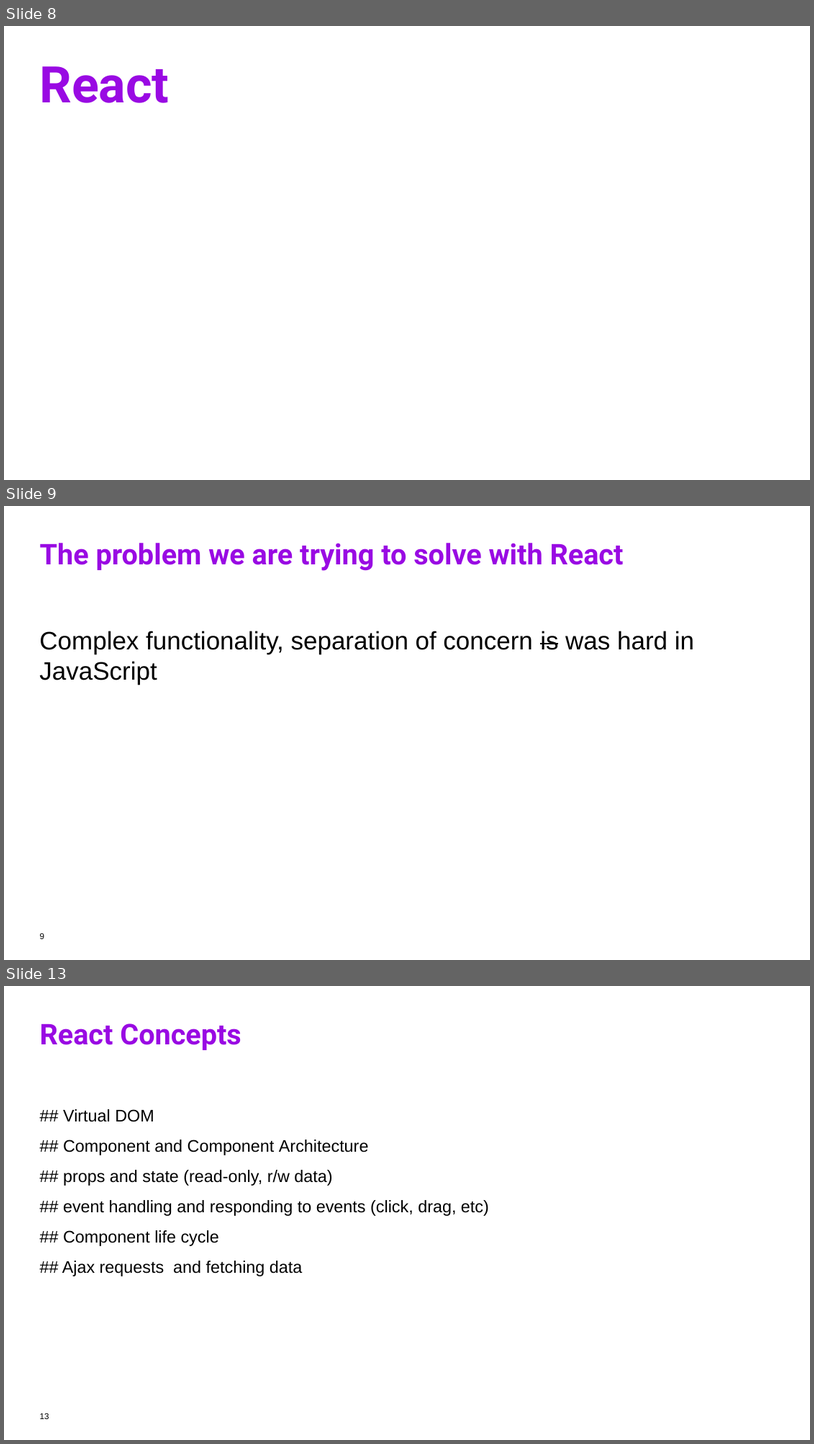
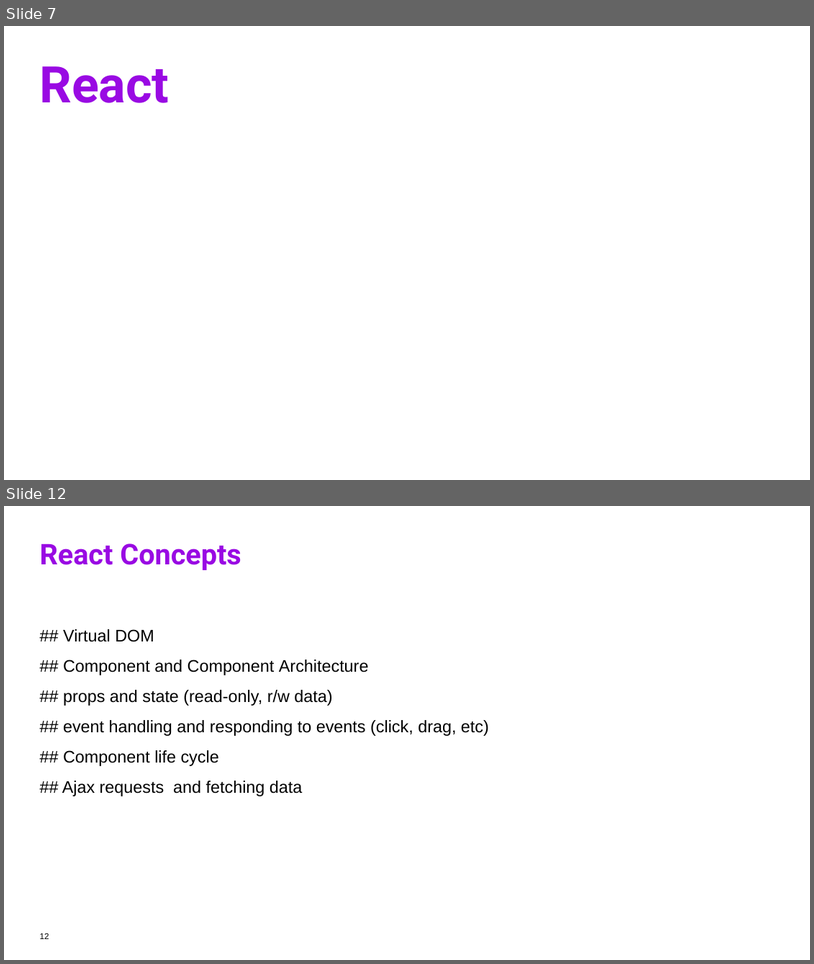
Before and after one commit to TeliaSoneraNorge/telia-workshop, a slide deck: workshop_tromsoe.pptx. Shown one above the other, each under a label of ours: slides 8, 9 and 13 before the commit, slides 7 and 12 after it; the slides between them are not shown. The pictures are 814x1444 and 814x964 pixels, drawn with LibreOffice and Linux fonts; fonts in the diff are those of the drawing; background and template pictures are left out. Boxes give left, top, right and bottom in pixels: in the first picture for what was removed or moved away, otherwise in the second. Text is boxed around its words. In the diff, an @@ line names an element or a change of style, - is before the commit and + after.

```diff
--- a/workshop_tromsoe.pptx
+++ b/workshop_tromsoe.pptx
@@ slide 9 removed at (x1=4, y1=506, x2=810, y2=960), background #FFFFFF @@
@@ title removed at (x1=40, y1=543, x2=624, y2=571) @@
-The problem we are trying to solve with React
@@ text removed at (x1=39, y1=631, x2=694, y2=685) @@
-Complex functionality, separation of concern is was hard in JavaScript
@@ page number removed at (x1=40, y1=933, x2=44, y2=939) @@
-9
@@ what was slide 8 is now slide 7 @@
@@ what was slide 13 is now slide 12 @@
@@ page number at (x1=40, y1=933, x2=49, y2=939): text changed @@
-13
+12
```
Also in this commit, not shown: 2 slides changed, 3 slides added, 3 other slides removed.
